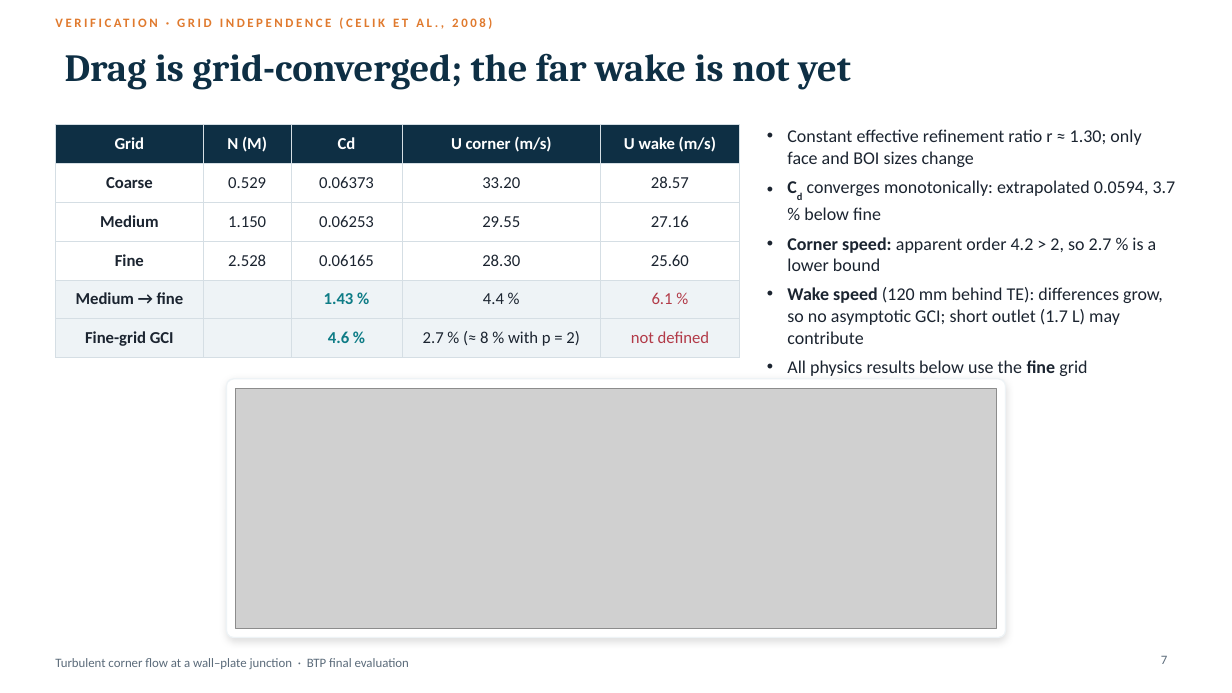
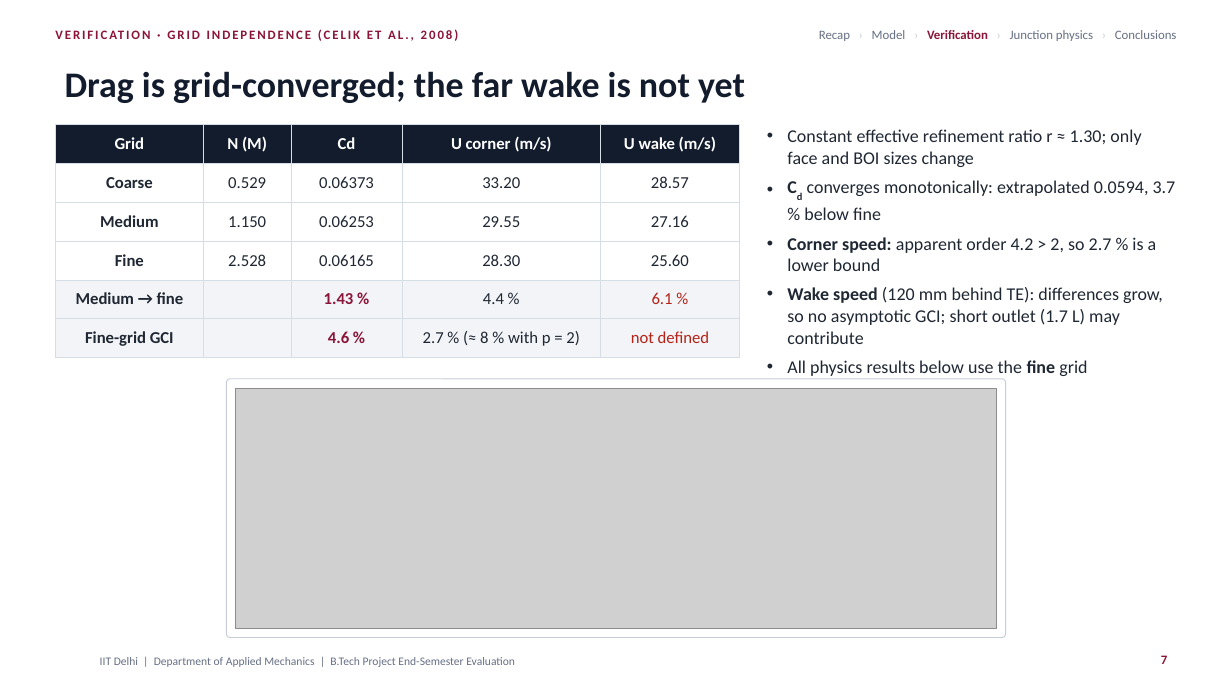
Before and after one commit to aigaurav/BTP, a slide deck: slide 7 of BTP_Final_Presentation.pptx. Drawn at 1232x693 pixels with LibreOffice and Linux fonts; fonts in the diff are those of the drawing; grey boxes stand for pictures; background and template pictures are left out. Boxes give left, top, right and bottom in pixels: in the first picture for what was removed or moved away, otherwise in the second. Text is boxed around its words. In the diff, an @@ line names an element or a change of style, - is before the commit and + after.

```diff
--- a/BTP_Final_Presentation.pptx
+++ b/BTP_Final_Presentation.pptx
@@ text "VERIFICATION · GRID INDEPENDENCE (CELIK ...": place and size @@
-text "VERIFICATION · GRID INDEPENDENCE (CELIK ..." at box(55, 11, 795, 34)
+text "VERIFICATION · GRID INDEPENDENCE (CELIK ..." at box(55, 23, 665, 46)
@@ text "VERIFICATION · GRID INDEPENDENCE (CELIK ..." at box(55, 23, 665, 46): text colour #E07A2E to #8A1538, letter spacing 2 to 1.5 pt @@
@@ title "Drag is grid-converged; the far ...": place and size @@
-title "Drag is grid-converged; the far ..." at box(65, 53, 851, 90)
+title "Drag is grid-converged; the far ..." at box(65, 71, 745, 103)
@@ title "Drag is grid-converged; the far ..." at box(65, 71, 745, 103): size 30 to 28 pt, font Cambria to Calibri, text colour #0E2F44 to #121C2D @@
@@ text added at box(819, 30, 1177, 41), 10 pt, text #667085 @@
+Recap › Model › Verification › Junction physics › Conclusions
@@ table at box(55, 125, 739, 350) @@
@@ fill #0E2F44 to #121C2D in row 1 @@
@@ fill #EEF3F6 to #F2F4F7 in 10 cells @@
@@ text colour #1B2430 to #1F2733 in "Coarse", "0.529", "0.06373", "33.20" and 15 more places @@
@@ text colour #0E7C86 to #8A1538 in "1.43 %", "4.6 %" @@
@@ text colour #B23A48 to #B42318 in "6.1 %", "not defined" @@
@@ text "Constant effective refinement ratio r ..." at box(787, 129, 1176, 376): text colour #1B2430 to #1F2733 @@
@@ rounded rectangle at box(226, 379, 1006, 638): outline #EEF3F6 1 pt to #C6CDD8 0.75 pt; shadow off; proportions changed @@
@@ text removed at box(55, 658, 409, 669) @@
-Turbulent corner flow at a wall–plate junction · BTP final evaluation
@@ text added at box(100, 657, 515, 667), 9 pt, text #667085 @@
+IIT Delhi | Department of Applied Mechanics | B.Tech Project End-Semester Evaluation
@@ page number at box(1161, 655, 1167, 664): text colour #5B6B7A to #8A1538, bold on @@
```
Also in this commit, not shown: 18 other slides changed.
